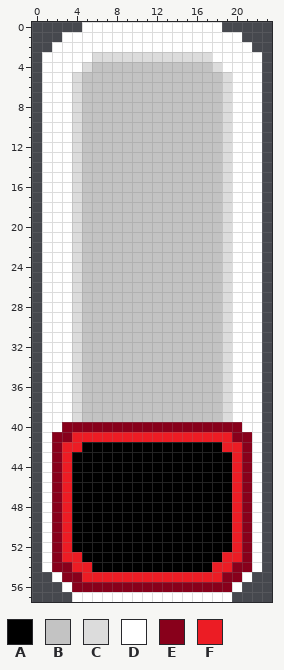
File history of a pixel-art sprite, 02_TwinStick/Resources/Tanks/barrelWhite_outline-1Hit.png. Above, as it was before the edit.
The file is 24x58 pixels. Pixels under 10% opacity are left out.
Palette (. is transparent): A #000000  B #c3c3c3  C #dcdcdc  D #ffffff  E #88001b  F #ec1c24
The same view after the edit:
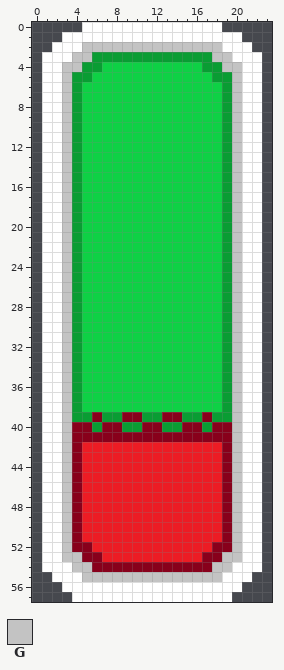
Colours new in this view: G #c3c3c3
The edit:
Colour B changes from #c3c3c3 to #0ed145.
Colour C changes from #dcdcdc to #099d33.
The edit turns colour B into colour C in row 4 at x 6 and 17; in row 5 at x 5 and 18; in row 39 at x 5, 7 to 8, 11 to 12, 15 to 16 and 18.
The edit turns colour E into colour C in row 40 at x 6, 9 to 10, 13 to 14 and 17.
The edit turns colour E into colour D in rows 41 to 53 at x 2 and 21; in row 54 at x 2 to 3 and 20 to 21; in row 55 at x 3 to 4 and 19 to 20; in row 56 at x 4 to 19.
The edit turns colour A into colour E in rows 43 to 51 at x 4 and 19; in row 52 at x 4 to 5 and 18 to 19; in row 53 at x 5 to 6 and 17 to 18; in row 54 at x 6 to 17.
The edit turns colour B into colour E in row 39 at x 6, 9 to 10, 13 to 14 and 17.
The edit turns colour F into colour E in row 41 at x 4 to 19; in row 42 at x 4 and 19.
The edit turns colour A into colour F in rows 42 to 51 at x 5 to 18; in row 52 at x 6 to 17; in row 53 at x 7 to 16.
The edit turns colour D into colour G in row 2 at x 5 to 18; in row 3 at x 4 to 5 and 18 to 19; in row 4 at x 3 to 4 and 19 to 20; in rows 5 to 39 at x 3 and 20.
The edit turns colour E into colour G in rows 40 to 41 at x 3 and 20.
The edit turns colour F into colour G in rows 42 to 52 at x 3 and 20; in row 53 at x 3 to 4 and 19 to 20; in row 54 at x 4 to 5 and 18 to 19; in row 55 at x 5 to 18.
Pixel boxes of the changes (left, top, right, bottom) in both pictures:
changed: (52, 42, 252, 592)
